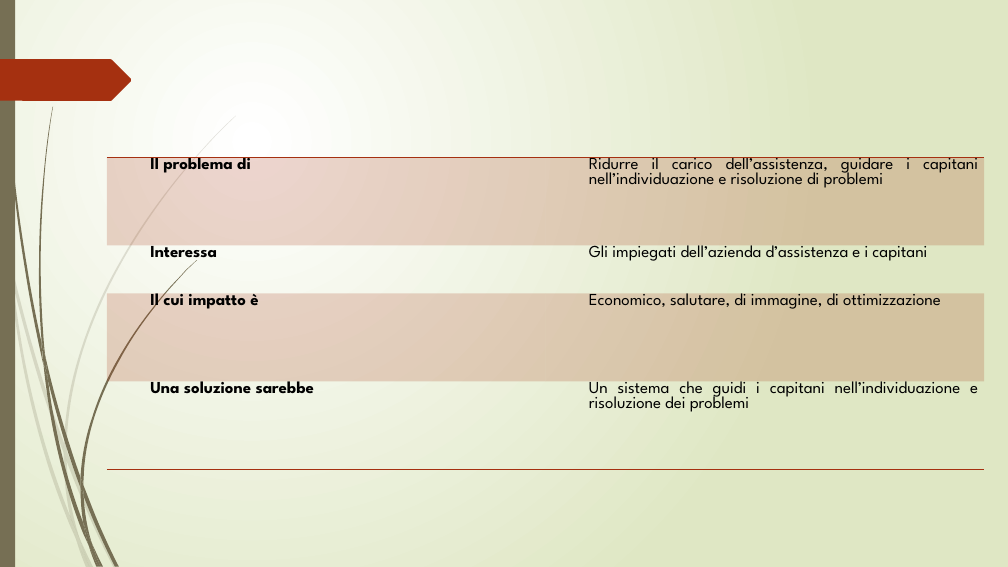
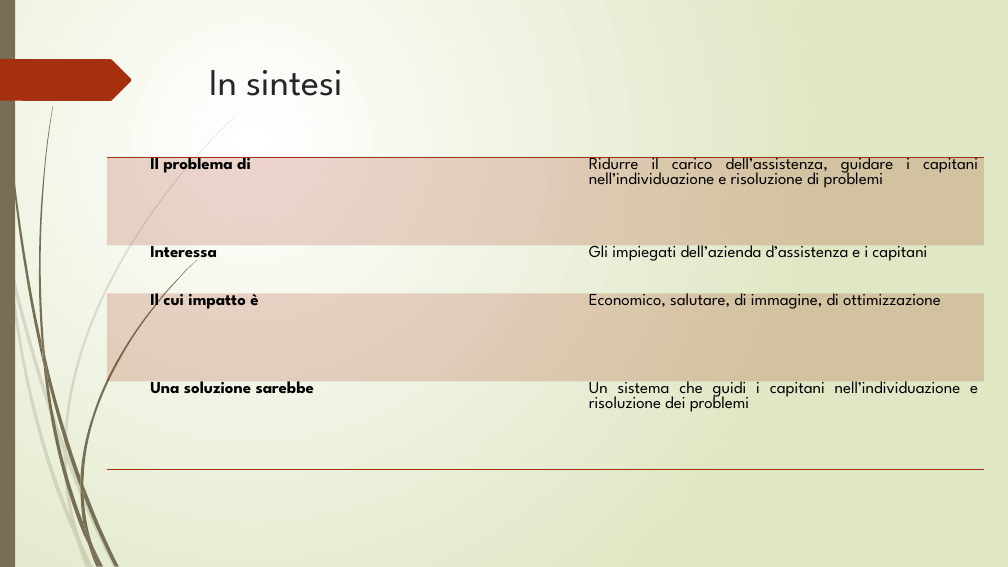
Before and after one commit to lpleo/Ingegneria_Software_2014, a slide deck: slide 3 of Slide/Slide Alby.pptx. Drawn at 1008x567 pixels with LibreOffice and Linux fonts; fonts in the diff are those of the drawing. Boxes give left, top, right and bottom in pixels: in the first picture for what was removed or moved away, otherwise in the second. Text is boxed around its words. In the diff, an @@ line names an element or a change of style, - is before the commit and + after.

```diff
--- a/Slide/Slide Alby.pptx
+++ b/Slide/Slide Alby.pptx
@@ title added at bbox=[209, 70, 343, 96], 36 pt, text #262626 @@
+In sintesi
```
Also in this commit, not shown: 1 other slide changed, 8 slides added, 8 slides removed, 2 other files.
